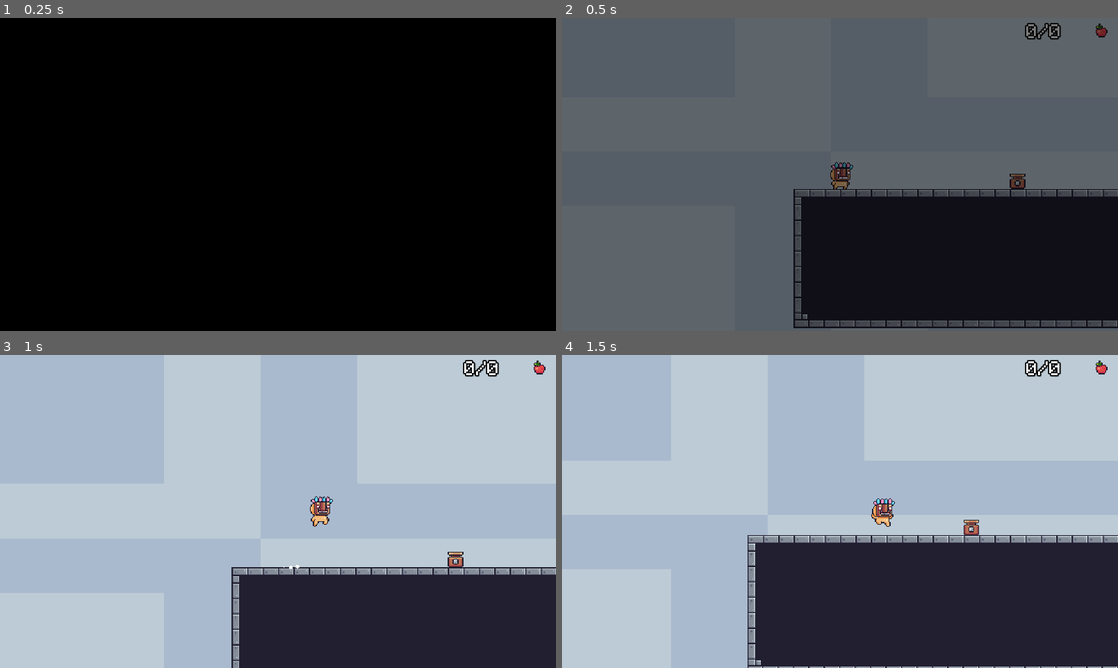
Above: before the commit, frames 1-4 (two rows, left to right).
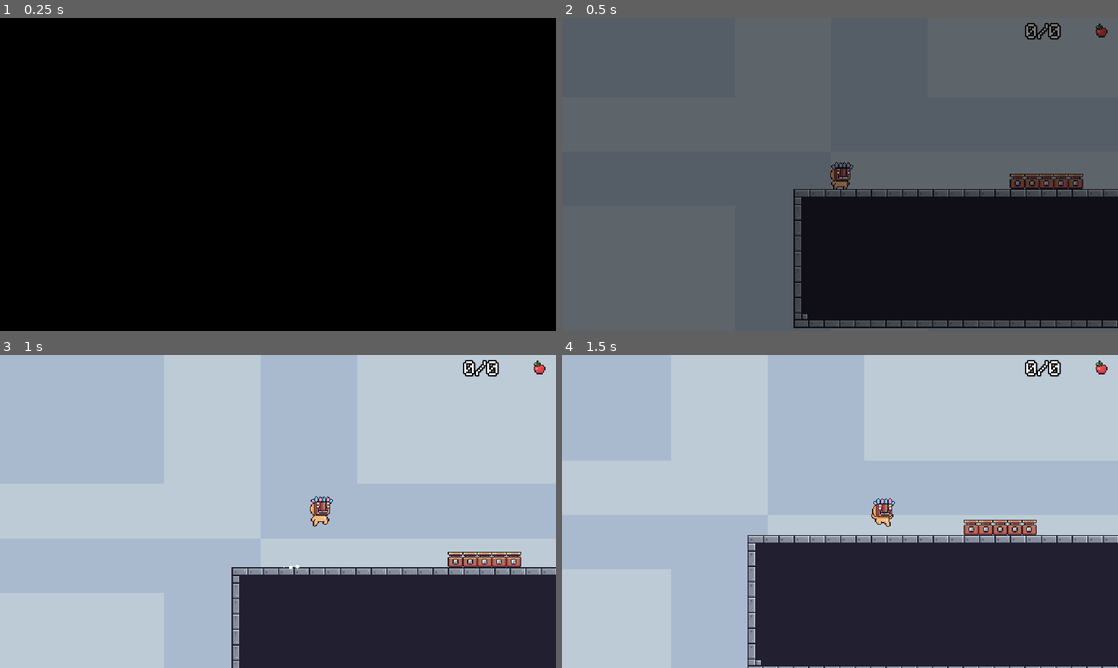
Above: after the commit, the same moments.

Repository: JonathanGoveira/pixel_adventure_pixel_frog_godot4
Game: Godot game, scene res://scenes/level/level_01.tscn
Two runs of this game, one before a commit and one after it. Both use one fixed random seed, a clock stepped at 60 frames per second and the inputs below. The project has no main scene, so this scene is started directly.
Inputs:
- Up to frame 1 (0.25 s): no input
- Up to frame 2 (0.5 s): no input
- Up to frame 3 (1 s): hold D (walk_right) from 0.53 s (still down); tap Space (jump) at 0.77 s
- Up to frame 4 (1.5 s): keep holding D (walk_right)

Frame 1 is identical in both runs. In frame 2, 0.5% of the frame differs, in the area x 83-94%, y 49-55%; in frame 3, 0.5%, in the area x 83-94%, y 62-68%; in frame 4, 0.5%.

Commit message:
update fire and player

Diff:
--- a/scenes/level/level_01.tscn
+++ b/scenes/level/level_01.tscn
@@ -16,6 +16,18 @@
 [node name="Fire" parent="Trap" index="0" instance=ExtResource("2_nf5i4")]
 position = Vector2(184, 32)
 
+[node name="Fire2" parent="Trap" index="1" instance=ExtResource("2_nf5i4")]
+position = Vector2(199, 32)
+
+[node name="Fire3" parent="Trap" index="2" instance=ExtResource("2_nf5i4")]
+position = Vector2(214, 32)
+
+[node name="Fire4" parent="Trap" index="3" instance=ExtResource("2_nf5i4")]
+position = Vector2(229, 32)
+
+[node name="Fire5" parent="Trap" index="4" instance=ExtResource("2_nf5i4")]
+position = Vector2(244, 32)
+
 [node name="Portal" parent="." index="6" instance=ExtResource("3_sm5pp")]
 position = Vector2(430, 16)
 scene_path = "res://scenes/level/level_02.tscn"
--- a/scenes/trap/fire.tscn
+++ b/scenes/trap/fire.tscn
@@ -10,7 +10,7 @@
 size = Vector2(16, 16)
 
 [sub_resource type="RectangleShape2D" id="RectangleShape2D_wmspl"]
-size = Vector2(10, 8.75)
+size = Vector2(10, 2)
 
 [sub_resource type="Animation" id="Animation_ymkka"]
 length = 0.001
@@ -49,6 +49,18 @@
 "transitions": PackedFloat32Array(1),
 "update": 1,
 "values": [0]
+}
+tracks/3/type = "value"
+tracks/3/imported = false
+tracks/3/enabled = true
+tracks/3/path = NodePath("../FireArea/Collision:disabled")
+tracks/3/interp = 1
+tracks/3/loop_wrap = true
+tracks/3/keys = {
+"times": PackedFloat32Array(0),
+"transitions": PackedFloat32Array(1),
+"update": 1,
+"values": [true]
 }
 
 [sub_resource type="Animation" id="Animation_hx3tu"]
@@ -89,6 +101,18 @@
 "transitions": PackedFloat32Array(1, 1, 1, 1),
 "update": 1,
 "values": [0, 1, 2, 3]
+}
+tracks/3/type = "value"
+tracks/3/imported = false
+tracks/3/enabled = true
+tracks/3/path = NodePath("../FireArea/Collision:disabled")
+tracks/3/interp = 1
+tracks/3/loop_wrap = true
+tracks/3/keys = {
+"times": PackedFloat32Array(0),
+"transitions": PackedFloat32Array(1),
+"update": 1,
+"values": [true]
 }
 
 [sub_resource type="Animation" id="Animation_q3s51"]
@@ -131,6 +155,18 @@
 "update": 1,
 "values": [0]
 }
+tracks/3/type = "value"
+tracks/3/imported = false
+tracks/3/enabled = true
+tracks/3/path = NodePath("../FireArea/Collision:disabled")
+tracks/3/interp = 1
+tracks/3/loop_wrap = true
+tracks/3/keys = {
+"times": PackedFloat32Array(0),
+"transitions": PackedFloat32Array(1),
+"update": 1,
+"values": [true]
+}
 
 [sub_resource type="Animation" id="Animation_hy0gc"]
 resource_name = "on"
@@ -171,6 +207,18 @@
 "transitions": PackedFloat32Array(1, 1, 1),
 "update": 1,
 "values": [0, 1, 2]
+}
+tracks/3/type = "value"
+tracks/3/imported = false
+tracks/3/enabled = true
+tracks/3/path = NodePath("../FireArea/Collision:disabled")
+tracks/3/interp = 1
+tracks/3/loop_wrap = true
+tracks/3/keys = {
+"times": PackedFloat32Array(0),
+"transitions": PackedFloat32Array(1),
+"update": 1,
+"values": [false]
 }
 
 [sub_resource type="AnimationLibrary" id="AnimationLibrary_ydrtw"]
@@ -181,6 +229,9 @@
 "on": SubResource("Animation_hy0gc")
 }
 
+[sub_resource type="RectangleShape2D" id="RectangleShape2D_c5dhf"]
+size = Vector2(10, 12)
+
 [node name="Fire" instance=ExtResource("1_dwb8o")]
 script = ExtResource("2_6gf3b")
 
@@ -188,8 +239,11 @@
 position = Vector2(0, 8)
 shape = SubResource("RectangleShape2D_2we42")
 
+[node name="DetectionArea" parent="." index="1"]
+position = Vector2(0, 1)
+
 [node name="Collision" parent="DetectionArea" index="0"]
-position = Vector2(0, -6.375)
+position = Vector2(0, -3)
 shape = SubResource("RectangleShape2D_wmspl")
 
 [node name="Texture" parent="." index="2"]
@@ -201,14 +255,22 @@
 }
 
 [node name="TimerOn" type="Timer" parent="." index="4"]
-wait_time = 0.6
+wait_time = 0.1
 one_shot = true
 
 [node name="TimerOff" type="Timer" parent="." index="5"]
 wait_time = 1.4
 one_shot = true
+
+[node name="FireArea" type="Area2D" parent="." index="6"]
+
+[node name="Collision" type="CollisionShape2D" parent="FireArea" index="0"]
+position = Vector2(0, -9)
+shape = SubResource("RectangleShape2D_c5dhf")
+disabled = true
 
 [connection signal="body_entered" from="DetectionArea" to="." method="on_detection_area_body_entered"]
 [connection signal="animation_finished" from="Animation" to="." method="on_animation_finished"]
 [connection signal="timeout" from="TimerOn" to="." method="on_timer_on_timeout"]
 [connection signal="timeout" from="TimerOff" to="." method="on_timer_off_timeout"]
+[connection signal="body_entered" from="FireArea" to="." method="on_fire_area_body_entered"]
--- a/scripts/player/mask_dude.gd
+++ b/scripts/player/mask_dude.gd
@@ -51,18 +51,6 @@
 		sprite.action_behavior("double_jump")
 		is_on_double_jump = true
 
-func update_health(target_position: Vector2, value: int, damage_type: String) -> void:
-	if is_dead:
-		return
-
-	if damage_type == "decrease":
-		knockback_direction = (global_position - target_position).normalized()
-		sprite.action_behavior("hit")
-		on_knockback = true
-		is_dead = true
-		sprite.action_behavior("dead")
-		return
-
 func knockback_move() -> void:
 	velocity = (knockback_direction * move_speed) * 0.75
 	move_and_slide()
@@ -73,6 +61,8 @@
 		#if body.turn_on():
 		#	body.turn_on()
 		var trap = body
+		#trap.fire(self)
+		return
 		#trap.activate_hit()
 
 func update_score(score: int):
--- a/scripts/trap/fire.gd
+++ b/scripts/trap/fire.gd
@@ -14,15 +14,23 @@
 
 func on_detection_area_body_entered(body):
 	if body.is_in_group("mask_dude"):
-		if is_body_above_trap(body):
+		if not is_body_above_trap(body) and current_state == "off":
 			hit()
 
+func on_fire_area_body_entered(body):
+	if body.is_in_group("mask_dude"):
+		if not is_body_above_trap(body) and current_state == "on":
+			print("Player tomou dano")
+			body.sprite.action_behavior("dead")
 func is_body_above_trap(character):
 	var trap_rect = collision_shape.shape.get_rect()
 	trap_rect.position += global_position
 	var character_rect = character.get_node("Collision").shape.get_rect()
 	character_rect.position += character.global_position
-	return character_rect.position.y + character_rect.size.y <= trap_rect.position.y
+	var colider_above_trap = character_rect.position.y >= trap_rect.position.y and character_rect.position.y <= trap_rect.position.y + trap_rect.size.y
+	#print(character_rect.position.y + character_rect.size.y <= trap_rect.position.y)
+	#print(not character_rect.position.y >= trap_rect.position.y and character_rect.position.y <= trap_rect.position.y + trap_rect.size.y)
+	return colider_above_trap
 
 # chama a animação de hit
 func hit():
@@ -39,7 +47,6 @@
 # função ligada a um sinal de timoeut configurada como oneshot
 func on_timer_off_timeout(): # função para o timeout de off
 	if current_state == "on": # verifica se o estado atual da animação é on
-		print("entrou no on")
 		current_state = "off" # muda a variavel de estado atual da animação para off
 		animation.play(current_state) # troca a animação atual para off
 		is_on = false # coloca a varivavel is_on para false para não ligar a animção on novamente
@@ -47,7 +54,6 @@
 # função ligada a um sinal de timoeut configurada como oneshot
 func on_timer_on_timeout(): # função para o timeout de on
 	if current_state == "off": # verifica se o estuado atual da animação é off
-		print("entrou no off")
 		current_state = "on" # muda a variavel de estado atual para on
 		animation.play(current_state) # troca a animação para on
 		timer_off.start() # aciona o sinal timer_off
Not shown: 1 places in scenes/trap/fire.tscn that only renumber resources
